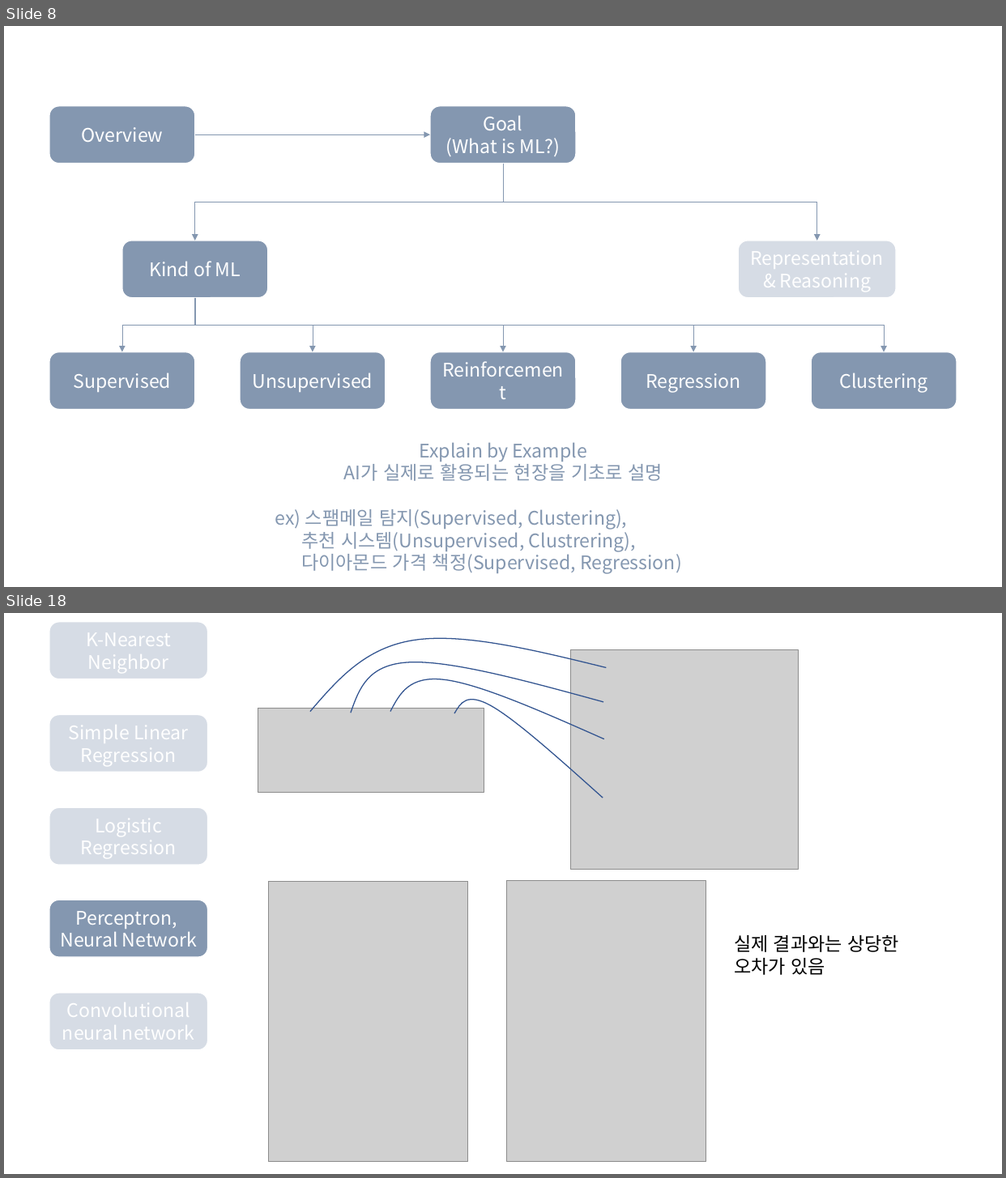
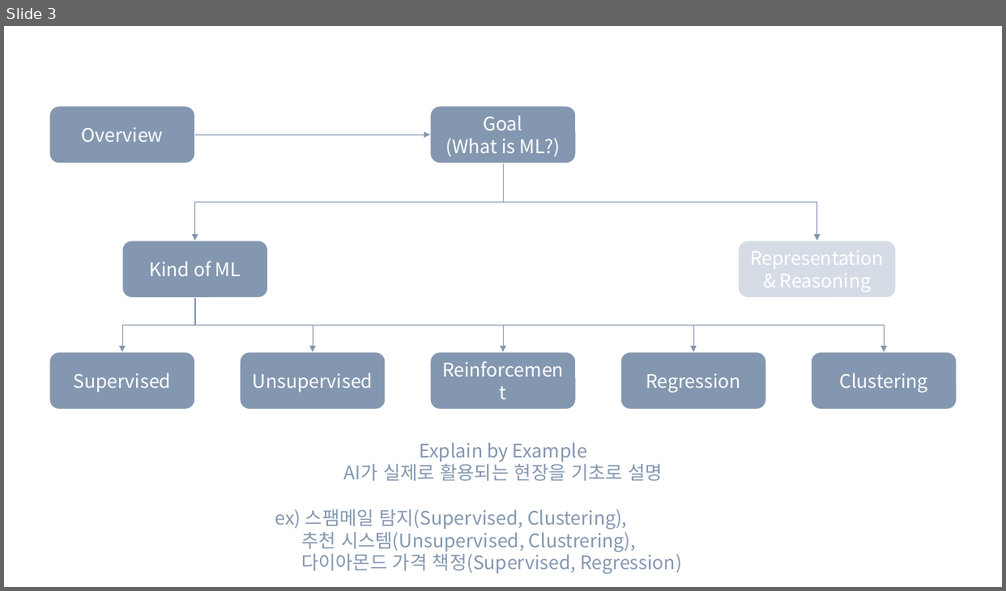
Before and after one commit to Linejin/ai_study, a slide deck: planning/AI seminar.pptx. Shown one above the other, each under a label of ours: slides 8 and 18 before the commit, slide 3 after it; the slides between them are not shown. The pictures are 1006x1178 and 1006x591 pixels, drawn with LibreOffice and Linux fonts; fonts in the diff are those of the drawing; grey boxes stand for pictures. Boxes give left, top, right and bottom in pixels: in the first picture for what was removed or moved away, otherwise in the second. Text is boxed around its words. In the diff, an @@ line names an element or a change of style, - is before the commit and + after.

```diff
--- a/planning/AI seminar.pptx
+++ b/planning/AI seminar.pptx
@@ slide 18 removed at box(4, 613, 1002, 1174), background #FFFFFF @@
@@ rounded rectangle removed at box(49, 622, 208, 679) @@
-K-Nearest Neighbor
@@ freeform shape removed at box(310, 638, 606, 712) @@
@@ picture removed at box(571, 649, 799, 869) @@
@@ freeform shape removed at box(351, 662, 603, 713) @@
@@ freeform shape removed at box(390, 679, 604, 739) @@
@@ picture removed at box(258, 708, 484, 792) @@
@@ freeform shape removed at box(454, 699, 603, 797) @@
@@ rounded rectangle removed at box(49, 715, 208, 773) @@
-Simple Linear Regression
@@ rounded rectangle removed at box(49, 807, 208, 865) @@
-Logistic Regression
@@ rounded rectangle removed at box(49, 900, 208, 957) @@
-Perceptron,
-Neural Network
@@ picture removed at box(269, 881, 468, 1161) @@
@@ picture removed at box(506, 881, 705, 1161) @@
@@ text removed at box(734, 935, 899, 975) @@
-실제 결과와는 상당한
-오차가 있음
@@ rounded rectangle removed at box(49, 994, 208, 1051) @@
-Convolutional
-neural network
@@ what was slide 8 is now slide 3 @@
```
Also in this commit, not shown: 15 slides changed, 11 slides added, 5 other slides removed.
